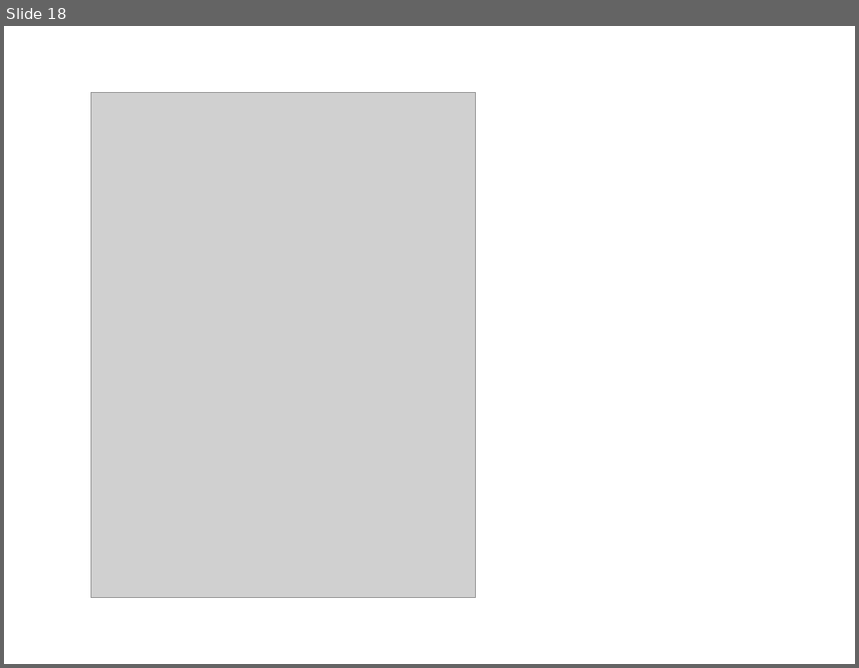
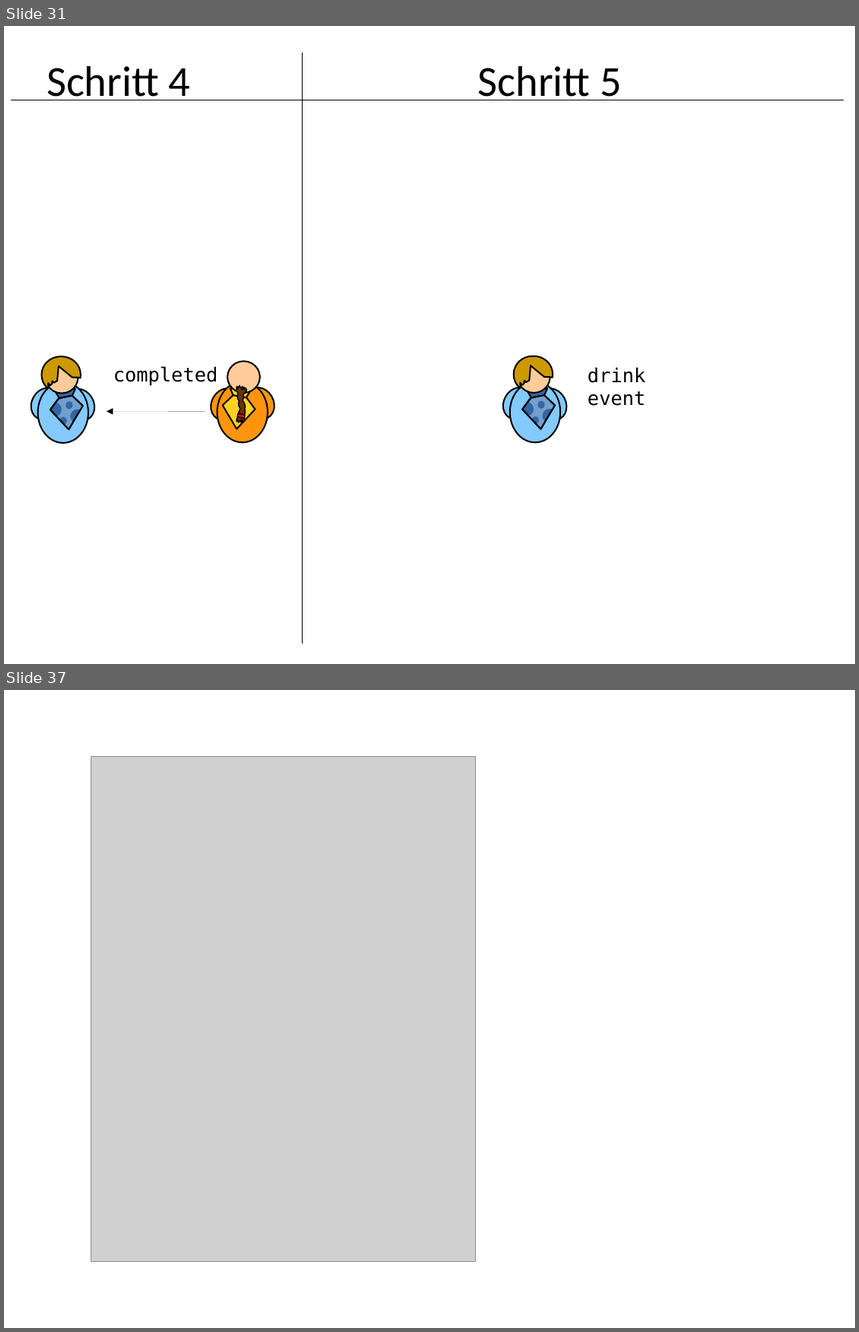
Before and after one commit to xdoo/schema_evolution_demo, a slide deck: Folien.odp. Shown one above the other, each under a label of ours: slide 18 before the commit, slides 31 and 37 after it; the slides between them are not shown. The pictures are 859x668 and 859x1332 pixels, drawn with LibreOffice and Linux fonts; fonts in the diff are those of the drawing; grey boxes stand for pictures. Boxes give left, top, right and bottom in pixels: in the first picture for what was removed or moved away, otherwise in the second. Text is boxed around its words. In the diff, an @@ line names an element or a change of style, - is before the commit and + after.

```diff
--- a/Folien.odp
+++ b/Folien.odp
@@ slide 31 added at bbox=[4, 26, 855, 664], background #FFFFFF @@
@@ text added at bbox=[47, 66, 191, 100], 40 pt, text #000000 @@
+Schritt 4
@@ line added from (303, 53) to (303, 643), #000000 0 pt @@
@@ text added at bbox=[478, 66, 622, 100], 40 pt, text #000000 @@
+Schritt 5
@@ line added from (11, 100) to (844, 100), #000000 0 pt @@
@@ group added at bbox=[25, 357, 101, 444]: 6 freeform shapes, 4 ellipses @@
@@ text added at bbox=[113, 366, 218, 386], 18 pt, text #000000 @@
+completed
@@ group added at bbox=[498, 357, 572, 443]: 6 freeform shapes, 4 ellipses @@
@@ text added at bbox=[588, 367, 645, 406], 18 pt, text #000000 @@
+drink
+event
@@ arrow added from (205, 411) to (107, 411), #000000 0 pt @@
@@ group added at bbox=[205, 361, 281, 443]: 4 freeform shapes, 4 ellipses, 1 rectangle @@
@@ what was slide 18 is now slide 37 @@
```
Also in this commit, not shown: 8 slides changed, 20 other slides added, 2 slides removed, 1 other file.
